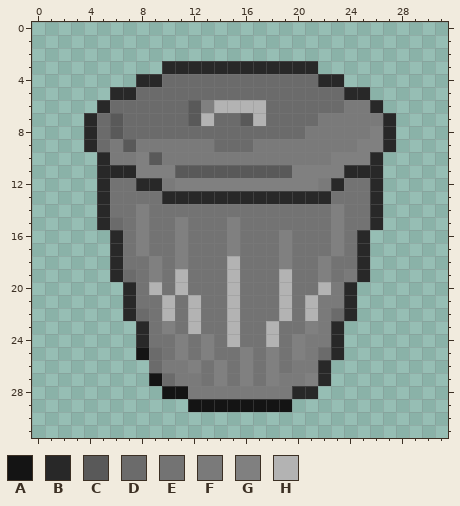
Pixel-art sprite -- William/Poubelle/PoubelleBase.png. Above: the version before the commit.
The file is 32x32 pixels.
Palette (. is transparent): A #141414  B #282828  C #595959  D #6b6b6b  E #737373  F #7a7a7a  G #808080  H #b3b3b3
After the commit:
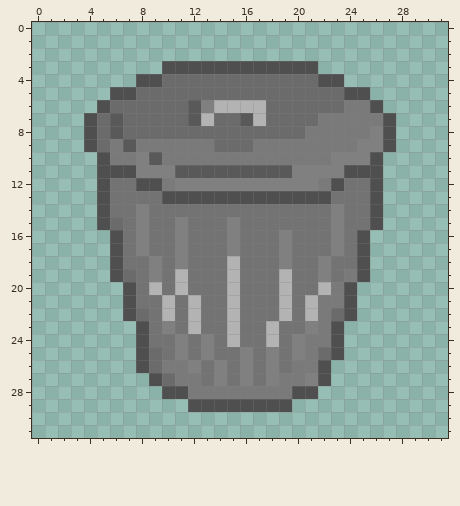
From the commit log: contour moins foncé des poubelles lmao
Change:
Colour B changes from #282828 to #4f4f4f.
Colour B is added in row 26 at x 8.
Colour B replaces colour A in row 25 at x 8; in row 27 at x 9; in row 28 at x 10 to 11; in row 29 at x 12 to 19.
